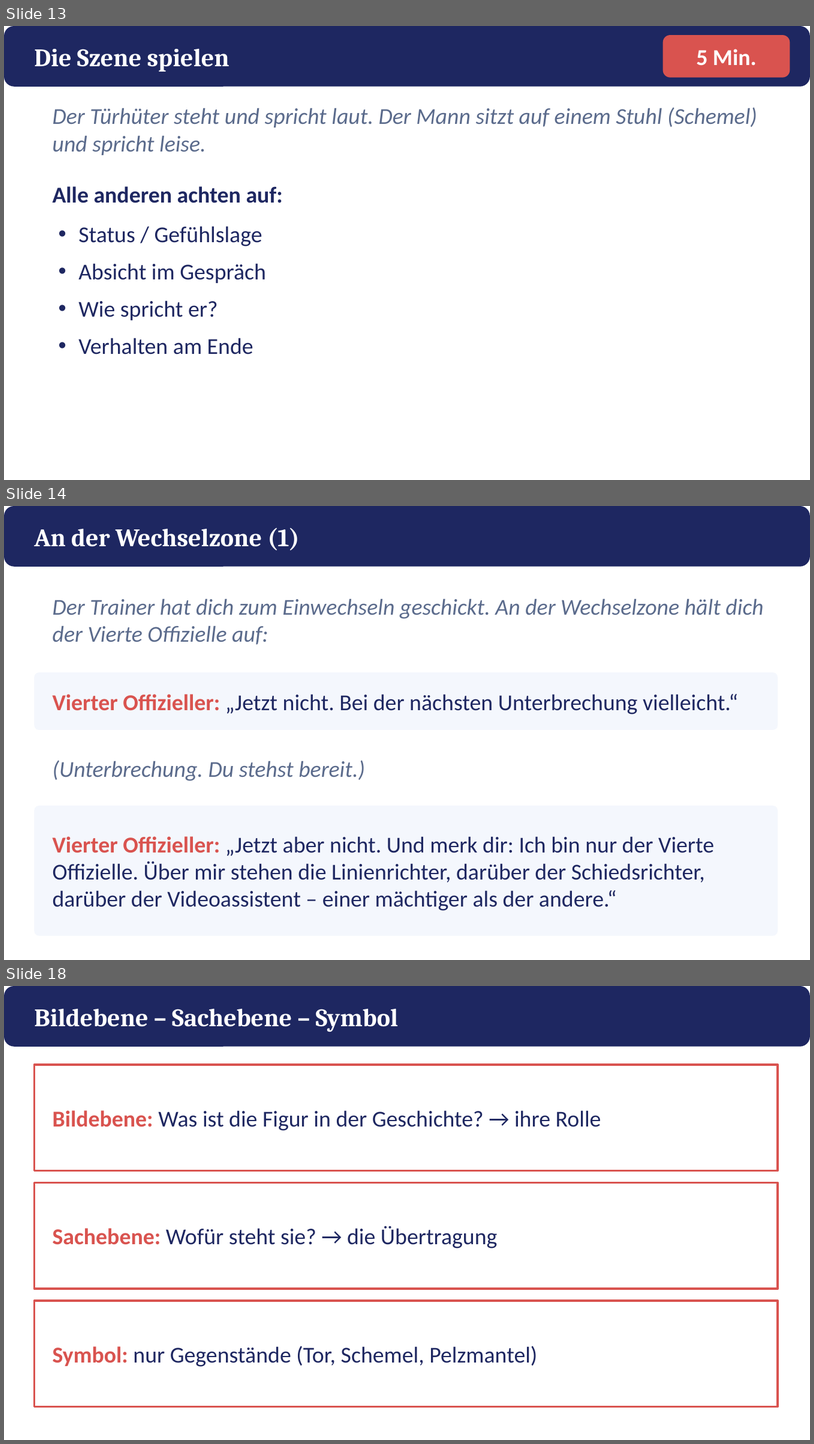
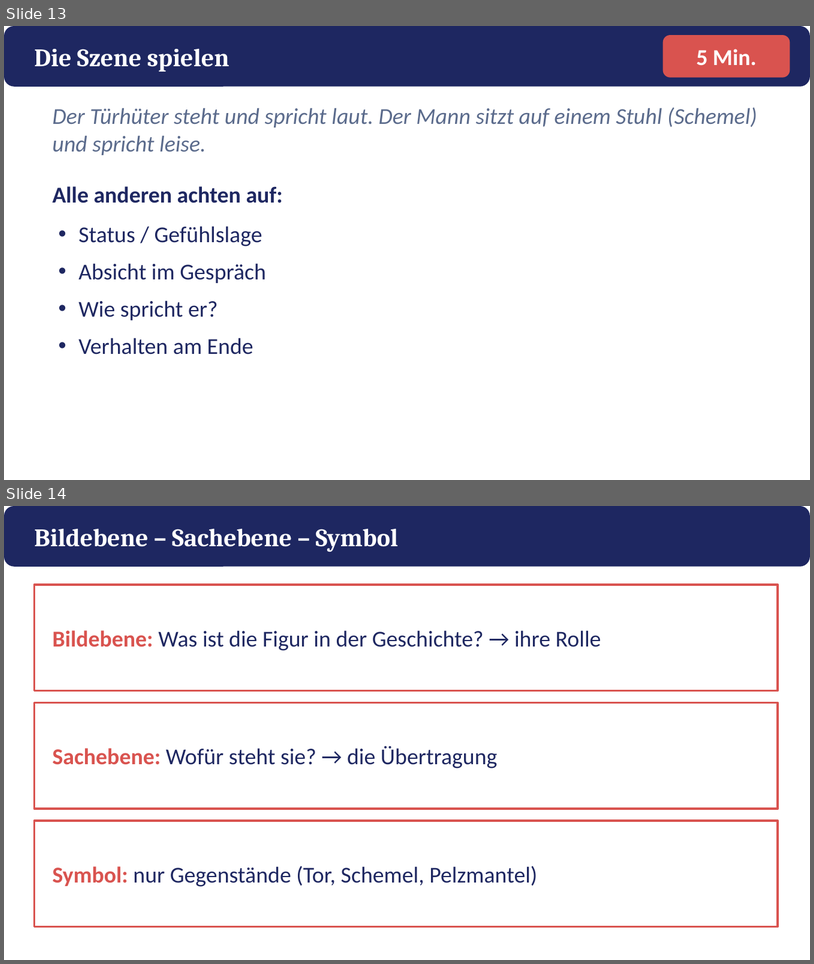
Before and after one commit to golzkonstantin-gif/Schule, a slide deck: Deutsch_11/Kafka_Vor_dem_Gesetz/Macht_Ohnmacht/Praesentation_Macht_Ohnmacht.pptx. Shown one above the other, each under a label of ours: slides 13, 14 and 18 before the commit, slides 13 and 14 after it; the slides between them are not shown. The pictures are 814x1444 and 814x964 pixels, drawn with LibreOffice and Linux fonts; fonts in the diff are those of the drawing. Boxes give left, top, right and bottom in pixels: in the first picture for what was removed or moved away, otherwise in the second. Text is boxed around its words. In the diff, an @@ line names an element or a change of style, - is before the commit and + after.

```diff
--- a/Deutsch_11/Kafka_Vor_dem_Gesetz/Macht_Ohnmacht/Praesentation_Macht_Ohnmacht.pptx
+++ b/Deutsch_11/Kafka_Vor_dem_Gesetz/Macht_Ohnmacht/Praesentation_Macht_Ohnmacht.pptx
@@ slide 14 removed at (x1=4, y1=506, x2=810, y2=960), background #FFFFFF @@
@@ rounded rectangle removed at (x1=4, y1=506, x2=810, y2=567) @@
@@ text removed at (x1=34, y1=528, x2=299, y2=550) @@
-An der Wechselzone (1)
@@ text removed at (x1=53, y1=598, x2=764, y2=645) @@
-Der Trainer hat dich zum Einwechseln geschickt. An der Wechselzone hält dich der Vierte Offizielle auf:
@@ rounded rectangle removed at (x1=34, y1=672, x2=779, y2=730) @@
@@ text removed at (x1=53, y1=694, x2=738, y2=714) @@
-Vierter Offizieller: „Jetzt nicht. Bei der nächsten Unterbrechung vielleicht.“
@@ text removed at (x1=53, y1=760, x2=365, y2=781) @@
-(Unterbrechung. Du stehst bereit.)
@@ rounded rectangle removed at (x1=34, y1=805, x2=779, y2=936) @@
@@ text removed at (x1=53, y1=836, x2=714, y2=910) @@
-Vierter Offizieller: „Jetzt aber nicht. Und merk dir: Ich bin nur der Vierte Offizielle. Über mir stehen die Linienrichter, darüber der Schiedsrichter, darüber der Videoassistent – einer mächtiger als der andere.“
@@ what was slide 18 is now slide 14 @@
```
Also in this commit, not shown: 3 other slides removed, 6 other files.
